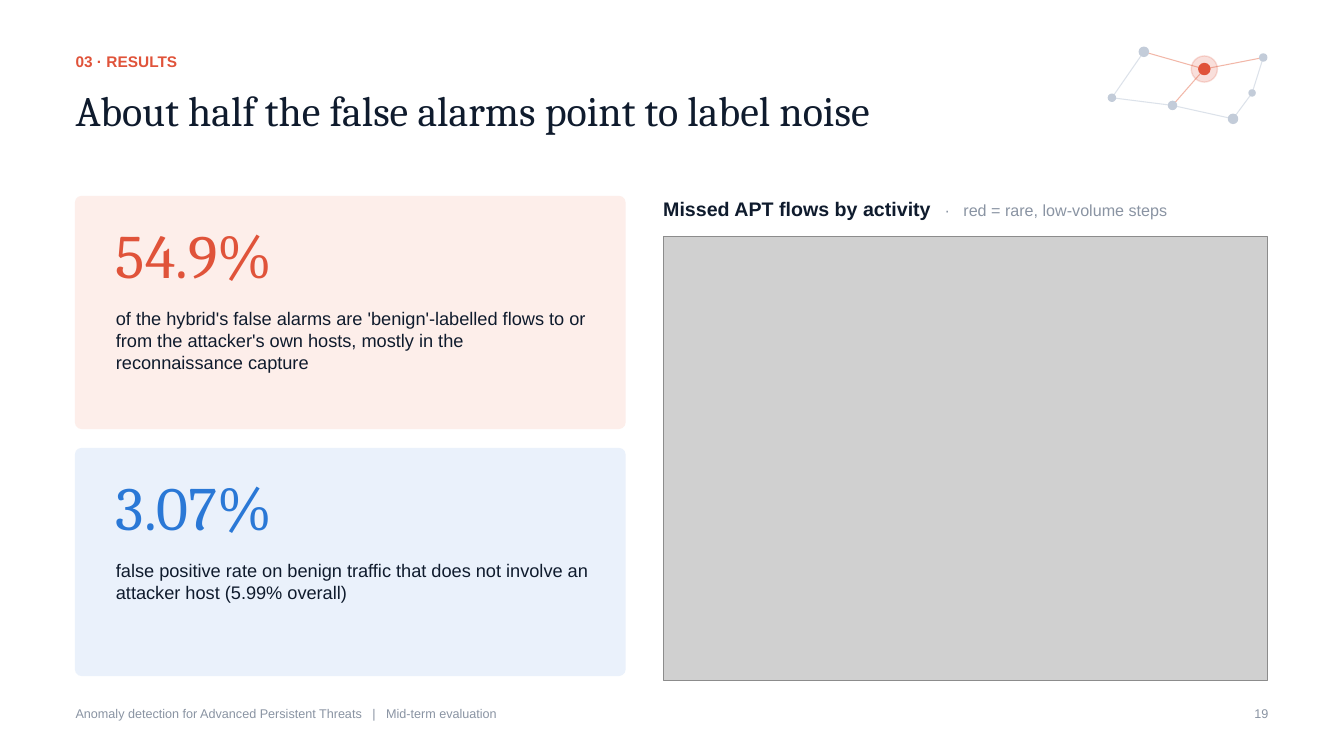
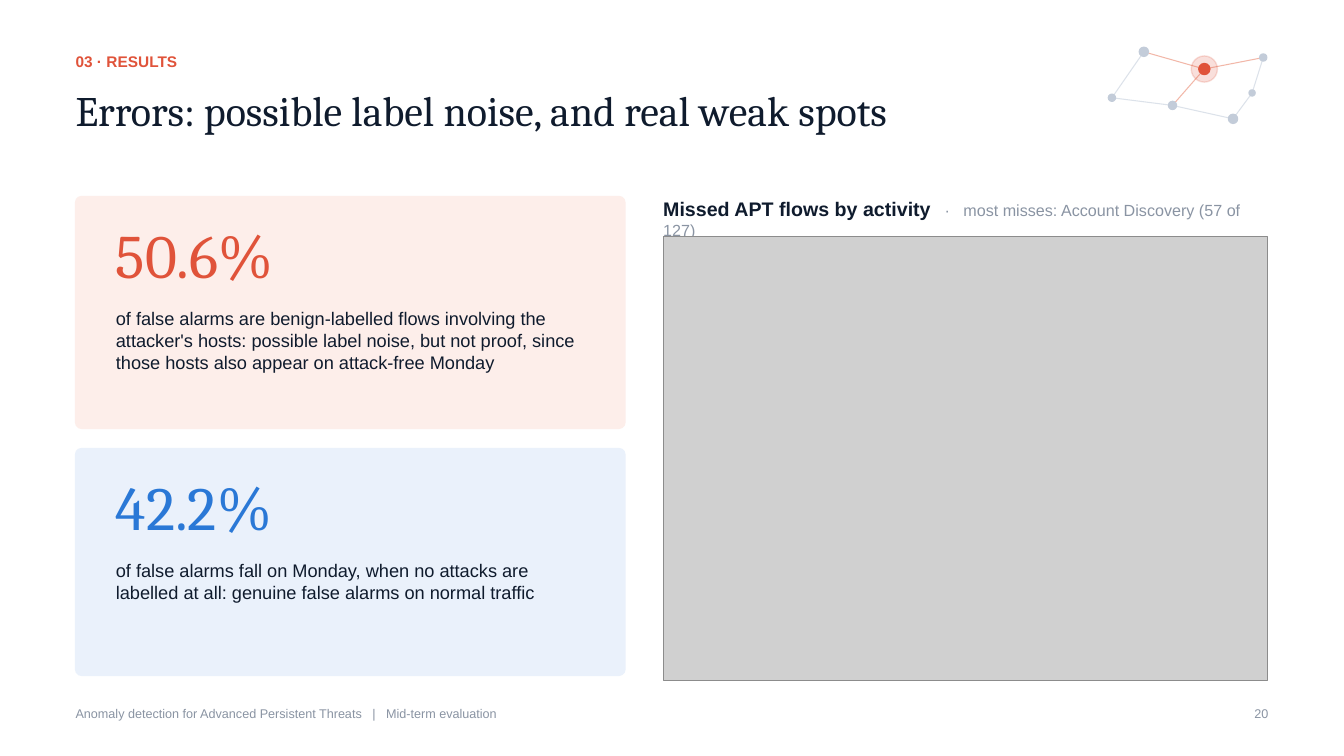
Before and after one commit to AshishJain2003/apt-detection-hybrid-ensemble, a slide deck: slide 20 of APT_Detection_MidEval.pptx (slide 19 before the commit). Drawn at 1344x756 pixels with LibreOffice and Linux fonts; fonts in the diff are those of the drawing; grey boxes stand for pictures. Boxes give left, top, right and bottom in pixels: in the first picture for what was removed or moved away, otherwise in the second. Text is boxed around its words. In the diff, an @@ line names an element or a change of style, - is before the commit and + after.

```diff
--- a/APT_Detection_MidEval.pptx
+++ b/APT_Detection_MidEval.pptx
@@ text at (76,97,887,135): text changed @@
-About half the false alarms point to label noise
+Errors: possible label noise, and real weak spots
@@ text at (663,201,1240,240): text changed @@
-Missed APT flows by activity · red = rare, low-volume steps
+Missed APT flows by activity · most misses: Account Discovery (57 of 127)
@@ text at (116,234,274,281): text changed @@
-54.9%
+50.6%
@@ text at (116,311,574,373): text changed @@
-of the hybrid's false alarms are 'benign'-labelled flows to or from the attacker's own hosts, mostly in the reconnaissance capture
+of false alarms are benign-labelled flows involving the attacker's hosts: possible label noise, but not proof, since those hosts also appear on attack-free Monday
@@ text at (116,486,272,533): text changed @@
-3.07%
+42.2%
@@ text at (116,563,534,603): text changed @@
-false positive rate on benign traffic that does not involve an attacker host (5.99% overall)
+of false alarms fall on Monday, when no attacks are labelled at all: genuine false alarms on normal traffic
@@ text at (1254,709,1268,718): text changed @@
-19
+20
```
Also in this commit, not shown: 12 other slides changed, 1 slide added, 29 other files.
